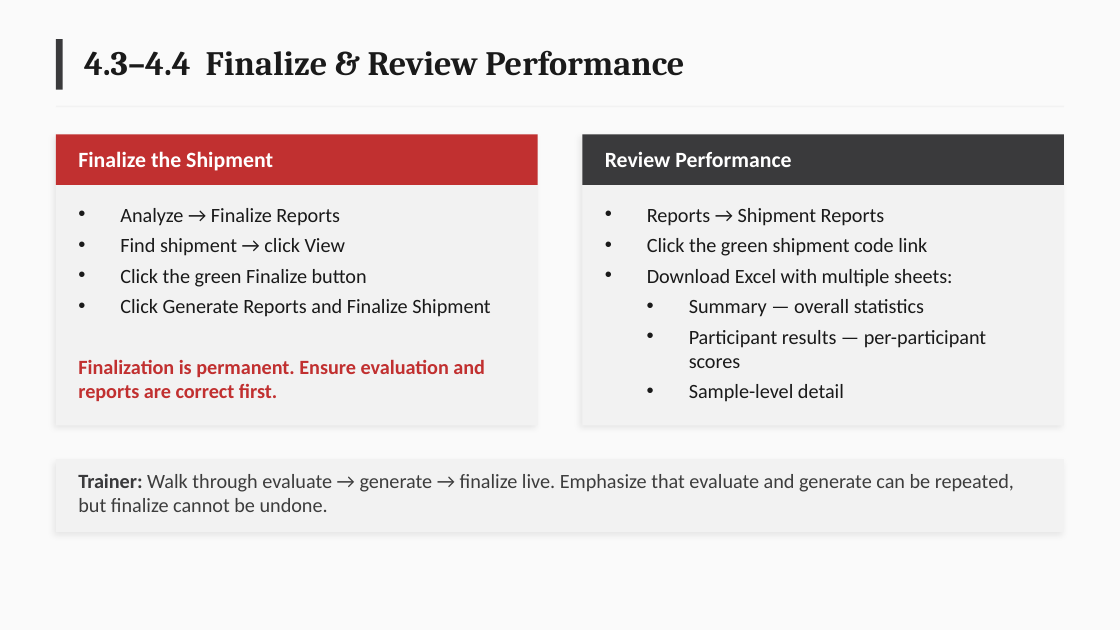
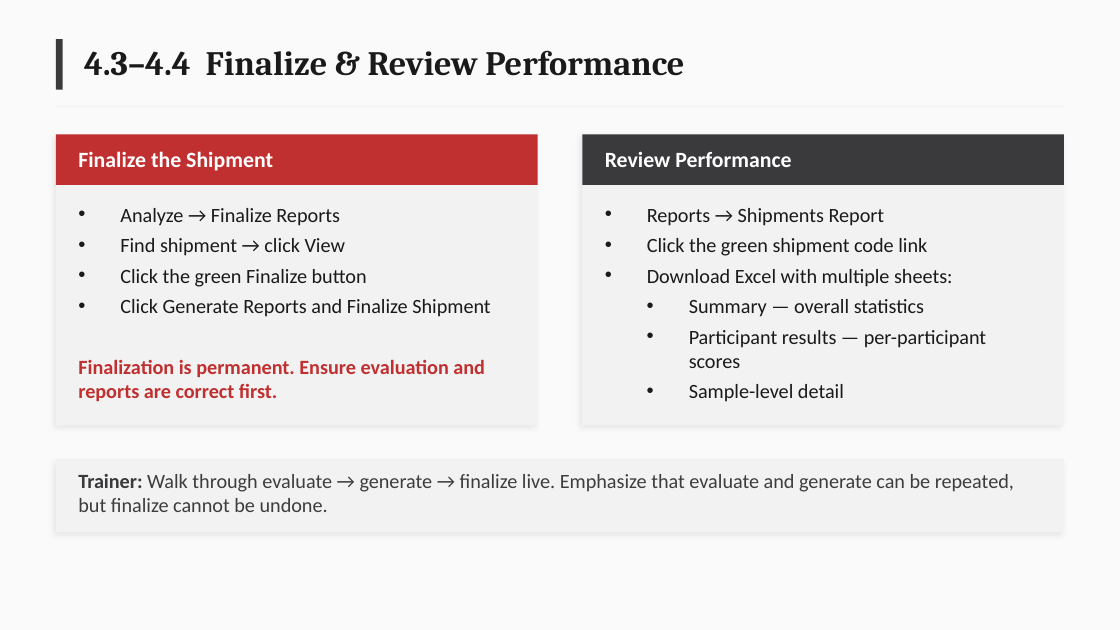
Before and after one commit to deforay/ept, a slide deck: slide 17 of docs/training/ePT-Training-Curriculum.pptx. Drawn at 1120x630 pixels with LibreOffice and Linux fonts; fonts in the diff are those of the drawing. Boxes give left, top, right and bottom in pixels: in the first picture for what was removed or moved away, otherwise in the second. Text is boxed around its words. In the diff, an @@ line names an element or a change of style, - is before the commit and + after.

```diff
--- a/docs/training/ePT-Training-Curriculum.pptx
+++ b/docs/training/ePT-Training-Curriculum.pptx
@@ text at (647, 208, 885, 226): text changed @@
-• Reports → Shipment Reports
+• Reports → Shipments Report
```
Also in this commit, not shown: 6 other slides changed.
